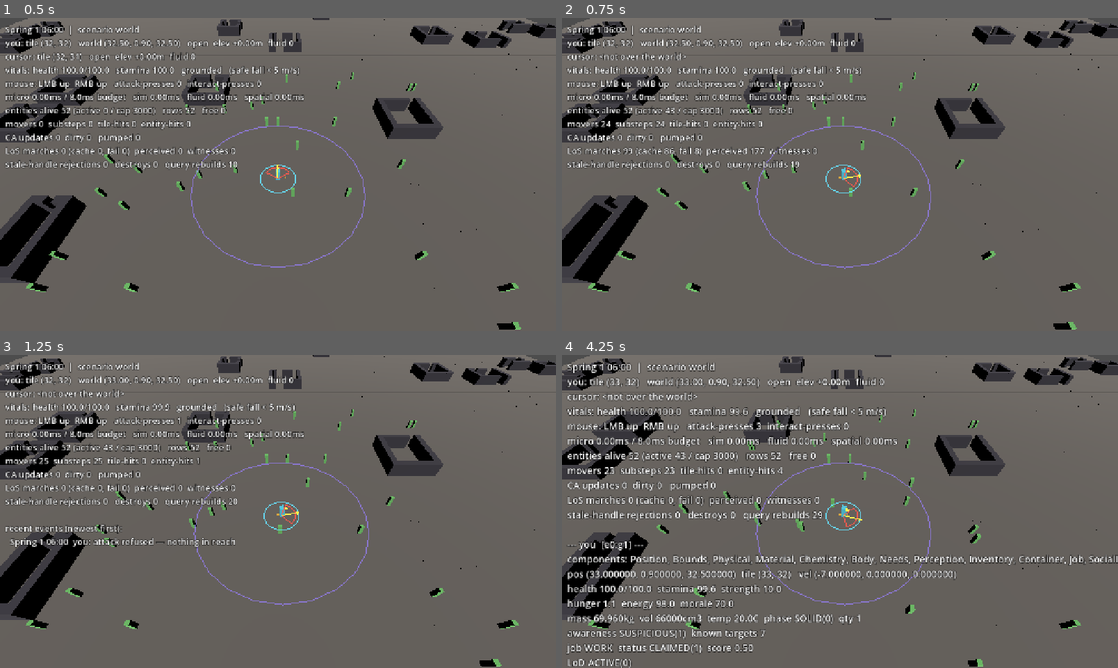
Above: before the commit, frames 1-4 (two rows, left to right).
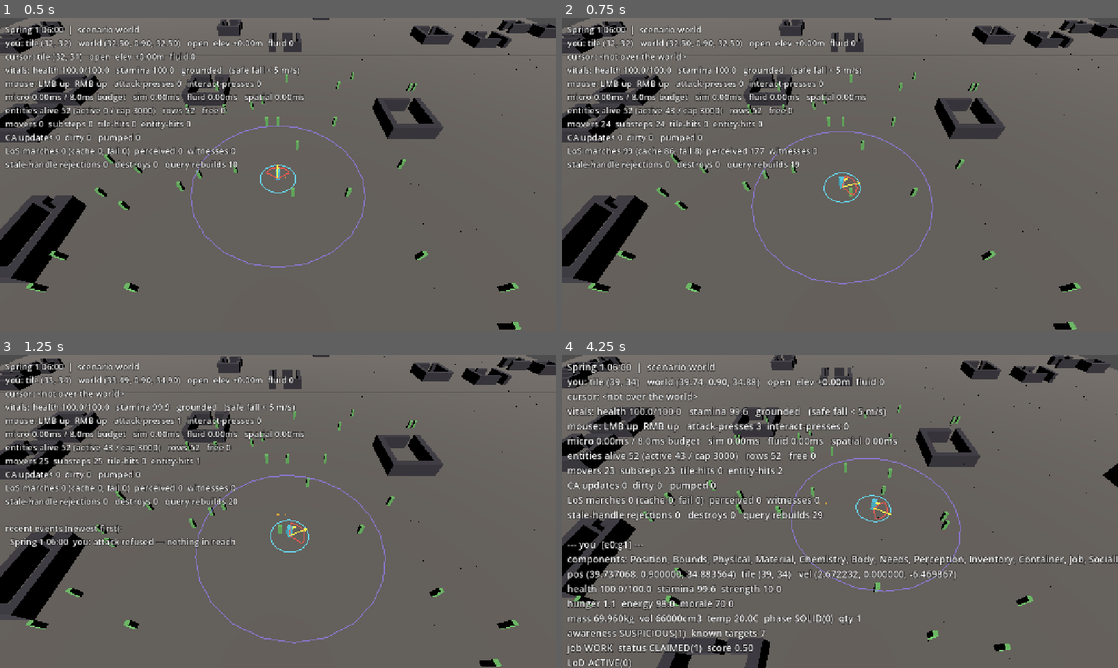
Above: after the commit, the same moments.

Repository: earchibald/ambition
Game: Godot game, scene res://viewer/Main.tscn
Two runs of this game, one before a commit and one after it. Both use one fixed random seed, a clock stepped at 60 frames per second and the inputs below.
Inputs (mouse positions are in pixels of both pictures, inside the frame that each line leads up to):
- Up to frame 1 (0.5 s): no input
- Up to frame 2 (0.75 s): tap Enter at 0.5 s; move the mouse to (962, 158) at 0.52 s; hold D (move_right) from 0.53 s (still down); click (962, 158) at 0.6 s
- Up to frame 3 (1.25 s): keep holding D (move_right)
- Up to frame 4 (4.25 s): release D (move_right) at 1.25 s; drag from (728, 527) to (812, 574) at 1.27 s; move the mouse to (895, 442) at 2.02 s; hold D (move_right) 2.03-2.75 s; tap Tab (inspect) at 2.1 s; drag from (812, 574) to (673, 464) at 2.77 s; move the mouse to (1006, 558) at 3.52 s; hold A (move_left) from 3.53 s (still down); tap = (overlay_text_bigger) at 3.6 s

Frame 1 is identical in both runs. In frame 2, 0.8% of the frame differs, in the area x 34-67%, y 34-86%; in frame 3, 0.9%; in frame 4, 12%, in the area x 0-100%, y 0-100%.

Commit message:
Make WASD body-relative: the mouse steers, W follows the heading
W now walks along whatever direction the character FACES, and A/D strafe across
it. Facing already came from the cursor and was already drawn as the yellow
nose; movement simply did not use it.

Camera-relative WASD was, in this rig, effectively WORLD-AXIS-LOCKED. The camera
never rotates — that is deliberate, it is what removed the motion sickness — so
"camera forward" was a fixed compass bearing no matter which way the character
pointed. You could face east and walk north.

The order of operations is now load-bearing. Aim is computed FIRST, from the
cursor, and movement is derived from it; `_aim_direction` is passed a zero
movement vector so its fallback cannot create a cycle where facing depends on
movement which depends on facing.

Two sign traps, both easy to ship and both now asserted rather than reasoned
about. `Input.get_vector` treats move_forward as the NEGATIVE axis, so raw.y is
positive for S and the forward term is subtracted — miss it and W walks
backwards. And `right = forward x UP` is +X for a body facing -Z under Godot's
handedness; get the cross product the other way round and A and D swap.

The maths is extracted as a static so the handedness is tested directly rather
than through simulated input: W aligns with facing at four cardinal headings, S
opposes it, D strafes to +X when facing -Z, A and D oppose each other at six
arbitrary angles, strafing is perpendicular at every angle so A/D cannot creep
forwards, movement stays flat, and a degenerate straight-up facing produces no
movement rather than a NaN direction.

RUNNING.md updated in the same commit, per the rule added moments ago: the
mouse steers, WASD drives, and you can circle a target while still facing it.

Verified: gdlint clean, 25 scripts / 316 tests / 316 passing, boot sentinel
present.

Co-Authored-By: Claude Opus 5 <noreply@anthropic.com>
Claude-Session: https://claude.ai/code/session_01ABZxAY4TbKpt8SS9ENxdQ3

Diff:
--- a/tests/test_camera_and_motion.gd
+++ b/tests/test_camera_and_motion.gd
@@ -204,3 +204,73 @@
 	var spawn := Vector3(30.0, 0.9, 30.0)
 	view._on_entity_created(EH.make(9, 1), [&"Item"] as Array[StringName], spawn)
 	assert_eq(view.visual_position_of(9), spawn, "the first frame draws it where it spawned")
+
+
+## WASD IS BODY-RELATIVE. `W` walks along whatever direction the character faces; `A`/`D` strafe
+## across it. Camera-relative WASD was effectively world-axis-locked, because the rig never
+## rotates, so "forward" meant a fixed compass bearing no matter where you pointed.
+func test_w_walks_along_the_direction_the_body_faces() -> void:
+	# raw.y is NEGATIVE for W, because get_vector treats move_forward as the negative axis.
+	var pressing_w := Vector2(0.0, -1.0)
+	for facing in [Vector3.FORWARD, Vector3.BACK, Vector3.LEFT, Vector3.RIGHT]:
+		var moved: Vector3 = PlayerInputBridge.movement_from(pressing_w, facing)
+		assert_almost_eq(
+			moved.normalized().dot(facing.normalized()),
+			1.0,
+			0.001,
+			"facing %v, W walks that way" % facing
+		)
+
+
+func test_s_walks_backwards() -> void:
+	var moved: Vector3 = PlayerInputBridge.movement_from(Vector2(0.0, 1.0), Vector3.FORWARD)
+	assert_almost_eq(
+		moved.normalized().dot(Vector3.FORWARD), -1.0, 0.001, "S is the opposite of W"
+	)
+
+
+## Getting the cross product backwards swaps A and D — trivially wrong, and easy to ship.
+func test_d_strafes_to_the_bodys_right() -> void:
+	# Facing -Z (Godot's forward), the body's right hand points toward +X.
+	var moved: Vector3 = PlayerInputBridge.movement_from(Vector2(1.0, 0.0), Vector3.FORWARD)
+	assert_almost_eq(moved.x, 1.0, 0.001, "D strafes to +X when facing -Z")
+	assert_almost_eq(moved.z, 0.0, 0.001, "and does not drift forwards or back")
+
+
+func test_a_and_d_are_opposites_at_every_facing() -> void:
+	for degrees in [0, 37, 90, 143, 180, 271]:
+		var angle: float = deg_to_rad(float(degrees))
+		var facing := Vector3(sin(angle), 0.0, -cos(angle))
+		var left: Vector3 = PlayerInputBridge.movement_from(Vector2(-1.0, 0.0), facing)
+		var right: Vector3 = PlayerInputBridge.movement_from(Vector2(1.0, 0.0), facing)
+		assert_almost_eq(
+			left.dot(right), -1.0, 0.001, "A and D oppose each other at %d degrees" % degrees
+		)
+
+
+## Strafing must be perpendicular to facing, or A/D creep forwards and the body drifts.
+func test_strafing_never_moves_you_forwards() -> void:
+	for degrees in [0, 45, 90, 200, 330]:
+		var angle: float = deg_to_rad(float(degrees))
+		var facing := Vector3(sin(angle), 0.0, -cos(angle))
+		var strafe: Vector3 = PlayerInputBridge.movement_from(Vector2(1.0, 0.0), facing)
+		assert_almost_eq(
+			strafe.dot(facing), 0.0, 0.001, "strafe is perpendicular at %d degrees" % degrees
+		)
+
+
+## Movement stays in the XZ plane. A facing with vertical component must not launch the player.
+func test_movement_is_always_flat() -> void:
+	var moved: Vector3 = PlayerInputBridge.movement_from(
+		Vector2(1.0, -1.0), Vector3(0.3, 0.9, -0.3)
+	)
+	assert_almost_eq(moved.y, 0.0, 0.001, "WASD never moves you vertically")
+
+
+## A degenerate facing must produce no movement rather than a NaN direction.
+func test_a_degenerate_facing_produces_no_movement() -> void:
+	assert_eq(
+		PlayerInputBridge.movement_from(Vector2(1.0, -1.0), Vector3.UP),
+		Vector3.ZERO,
+		"straight up has no horizontal heading, so there is nowhere to walk"
+	)
--- a/viewer/player_input_bridge.gd
+++ b/viewer/player_input_bridge.gd
@@ -37,15 +37,14 @@
 	var raw: Vector2 = Input.get_vector(
 		&"move_left", &"move_right", &"move_forward", &"move_back"
 	)
-	# Camera-relative on the XZ plane so "forward" means what the player sees.
-	var basis_forward := Vector3(0.0, 0.0, 1.0)
-	var basis_right := Vector3(1.0, 0.0, 0.0)
-	if _camera != null:
-		var camera_basis: Basis = _camera.global_transform.basis
-		basis_forward = Vector3(camera_basis.z.x, 0.0, camera_basis.z.z).normalized()
-		basis_right = Vector3(camera_basis.x.x, 0.0, camera_basis.x.z).normalized()
 
-	var direction: Vector3 = basis_right * raw.x + basis_forward * raw.y
+	# AIM FIRST, then movement — the order is load-bearing now that movement is BODY-relative.
+	# `_aim_direction` reads the cursor and only falls back to a movement vector when the cursor
+	# cannot answer, so passing zero here breaks what would otherwise be a circular dependency:
+	# facing would depend on movement which depends on facing.
+	last_aim = _aim_direction(row, Vector3.ZERO)
+
+	var direction: Vector3 = movement_from(raw, last_aim)
 	# Precision mode is expressed as a SHORTER intent vector, not as a second speed constant.
 	# `_apply_intent` normalises only vectors longer than 1, so a 0.35-length direction is
 	# 35% speed — the ECS keeps one movement law and the viewer just asks for less of it.
@@ -53,9 +52,6 @@
 		direction *= WorldConstants.PRECISION_SPEED_SCALE
 	ECSManager.push_intent(row, ActionIntent.create(ActionIntent.MOVE, EH.INVALID, direction))
 	intents_pushed += 1
-
-	# Recomputed every frame, not only on click, so the gizmo shows where a swing WOULD go.
-	last_aim = _aim_direction(row, direction)
 
 	if Input.is_action_just_pressed(&"attack"):
 		_push_attack(row, last_aim)
@@ -66,6 +62,28 @@
 	if Input.is_action_just_pressed(&"slow_time"):
 		# Bullet-time scales delta, never the 60 Hz tick rate (ADR-9).
 		GameLoopManager.time_scale = 0.2 if GameLoopManager.time_scale == 1.0 else 1.0
+
+
+## WASD in the BODY's frame, not the camera's.
+##
+## `W` is forward along whatever direction the character faces, and `A`/`D` strafe along the
+## perpendicular. Camera-relative WASD was effectively world-axis-locked, because this rig never
+## rotates — so "forward" meant a fixed compass bearing no matter which way you were pointing.
+##
+## `raw.x` is positive for `D`; `raw.y` is positive for `S`, because `Input.get_vector` treats
+## `move_forward` as the NEGATIVE axis. Hence the subtraction — miss it and `W` walks backwards.
+##
+## Extracted as a static so the handedness can be asserted without simulating input. Getting the
+## cross product backwards swaps `A` and `D`, which is trivially wrong and easy to ship.
+static func movement_from(raw: Vector2, facing: Vector3) -> Vector3:
+	var forward := Vector3(facing.x, 0.0, facing.z)
+	if forward.length() < 0.001:
+		return Vector3.ZERO
+	forward = forward.normalized()
+	# right = forward x UP. With Godot's handedness that is +X for a body facing -Z, matching the
+	# convention the camera and the heading nose already use.
+	var right: Vector3 = forward.cross(Vector3.UP).normalized()
+	return right * raw.x - forward * raw.y
 
 
 ## You swing where you POINT, not where you last walked.
Not shown, changed: RUNNING.md
